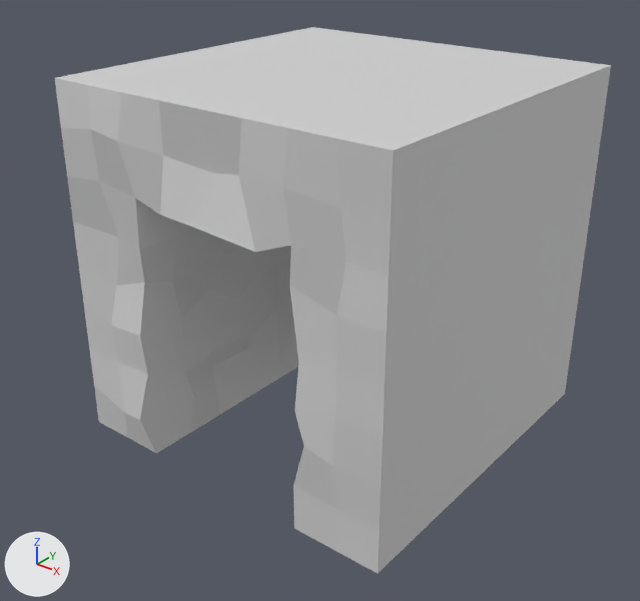
One commit to the OBJ model modelsrc/movablePassage/deadEnd.obj: the scene before it, then after it.
Camera for both pictures: a camera (50 mm lens) standing at (2.75, -3.61, 1.91) and looking at (0.04, -0.23, -0.18). The lights are fixed; the arrows at lower left show +X, +Y and +Z. The picture after the commit comes second. Where no turn or scale is listed for an object, it has been applied to the vertices.

The older version as bpy lines, for what is in view:
```python
me_cube = bpy.data.meshes.new('Cube')
me_cube.from_pydata(...)  # 458 vertices, 456 faces; spans x -1.0..1.0, y -1.05..1.0, z -1.0..1.0
me_cube.materials.append(mat_material)  # light grey #d1d1d1
ob_cube = bpy.data.objects.new('Cube', me_cube)
ob_cube.location = (0.0, 0.0, 0.0)
```
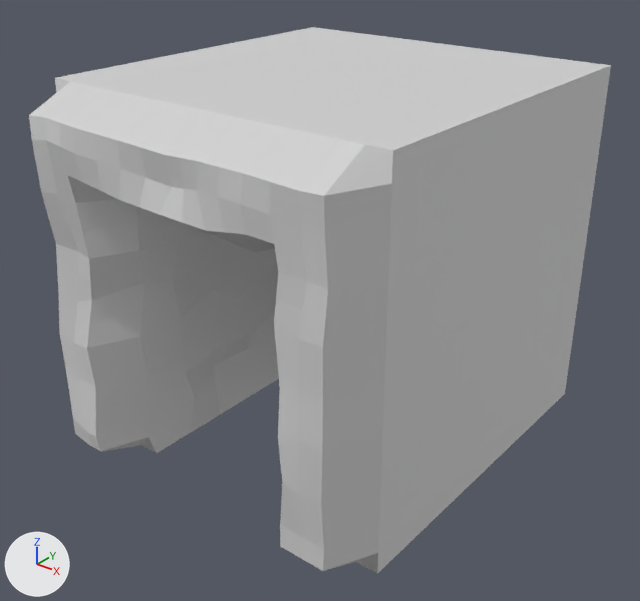
Pixel boxes (x1, y1, x2, y2) of what changed, in the pictures (640 x 601 px):
'Cube', reshaped
    before: (55, 27, 611, 574)
    after: (29, 27, 611, 574)
part 1 of me_cube, built on
    before: (55, 70, 430, 574)
    after: (29, 70, 430, 574)

Patch to the scene script:
```diff
--- a/modelsrc/movablePassage/deadEnd.obj.py
+++ b/modelsrc/movablePassage/deadEnd.obj.py
@@ me_cube @@
 # used by ob_cube; location = (0.0, 0.0, 0.0)
-me_cube.from_pydata(...)  # 458 vertices, 456 faces; spans x -1.0..1.0, y -1.05..1.0, z -1.0..1.0
+me_cube.from_pydata(...)  # 600 vertices, 576 faces; spans x -1.0..1.0, y -1.3..1.0, z -1.0..1.0
+# me_cube part 1
+# 19 vertices are removed from x -0.79..0.77, y -1.05..-0.93, z -0.79..0.81
+# 84 faces are deleted
+# 127 vertices are added at x -0.89..0.89, y -1.3..-0.95, z -0.89..0.9
+# 9 new vertices lie (0.0, 0.0, 0.13) away from vertices in x -1.0..0.5, y -1.0, z -1.0..0.75
+# 8 new vertices lie (0.0, 0.0, 0.12) away from vertices in x 1.0, y -1.0, z -1.0..0.75
+# 7 new vertices lie (0.12, 0.0, 0.0) away from vertices in x -1.0..0.75, y -1.0, z -1.0..1.0
+# 5 new vertices lie (-0.12, 0.0, 0.0) away from vertices in x -0.5..1.0, y -1.0, z -1.0..1.0
+# 5 new vertices lie (0.12, 0.0, 0.0) away from vertices in x -0.75..0.75, y -1.25, z -0.5..0.6
+# 204 new faces join them
 me_cube.materials.append(mat_material)
```
